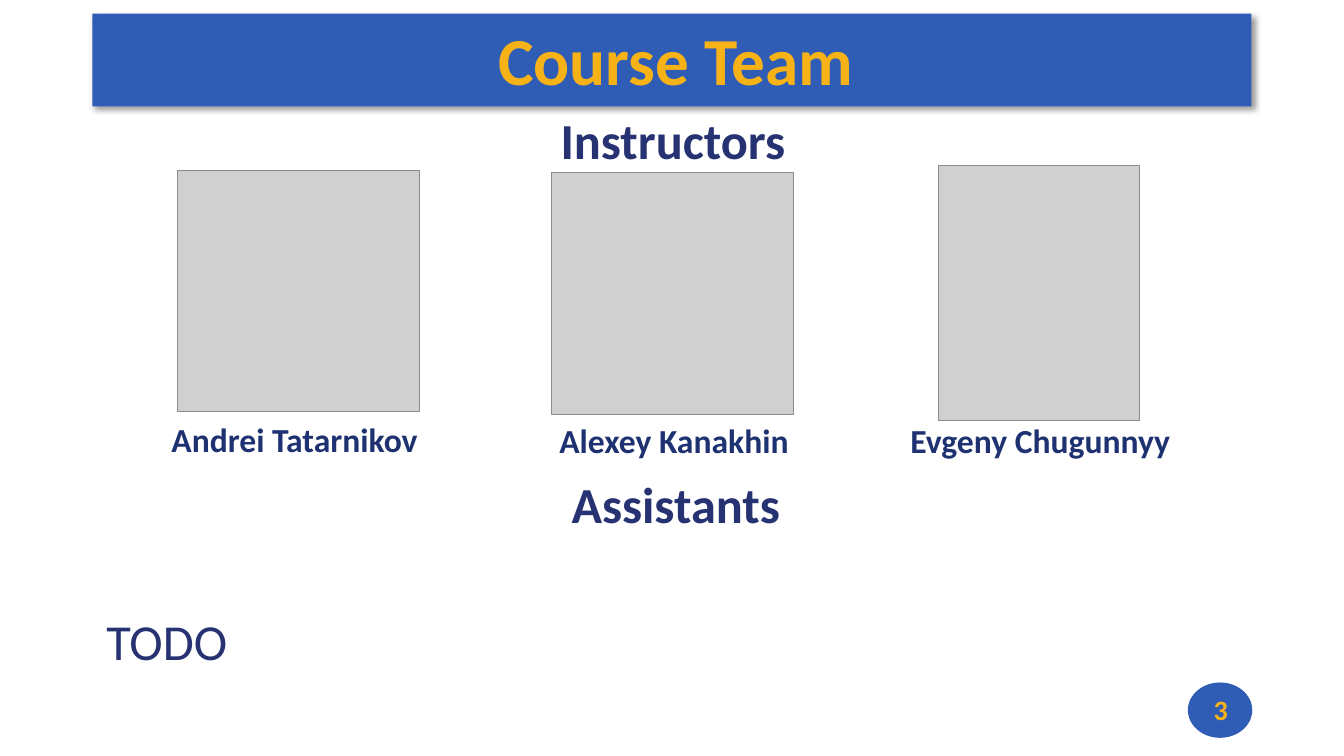
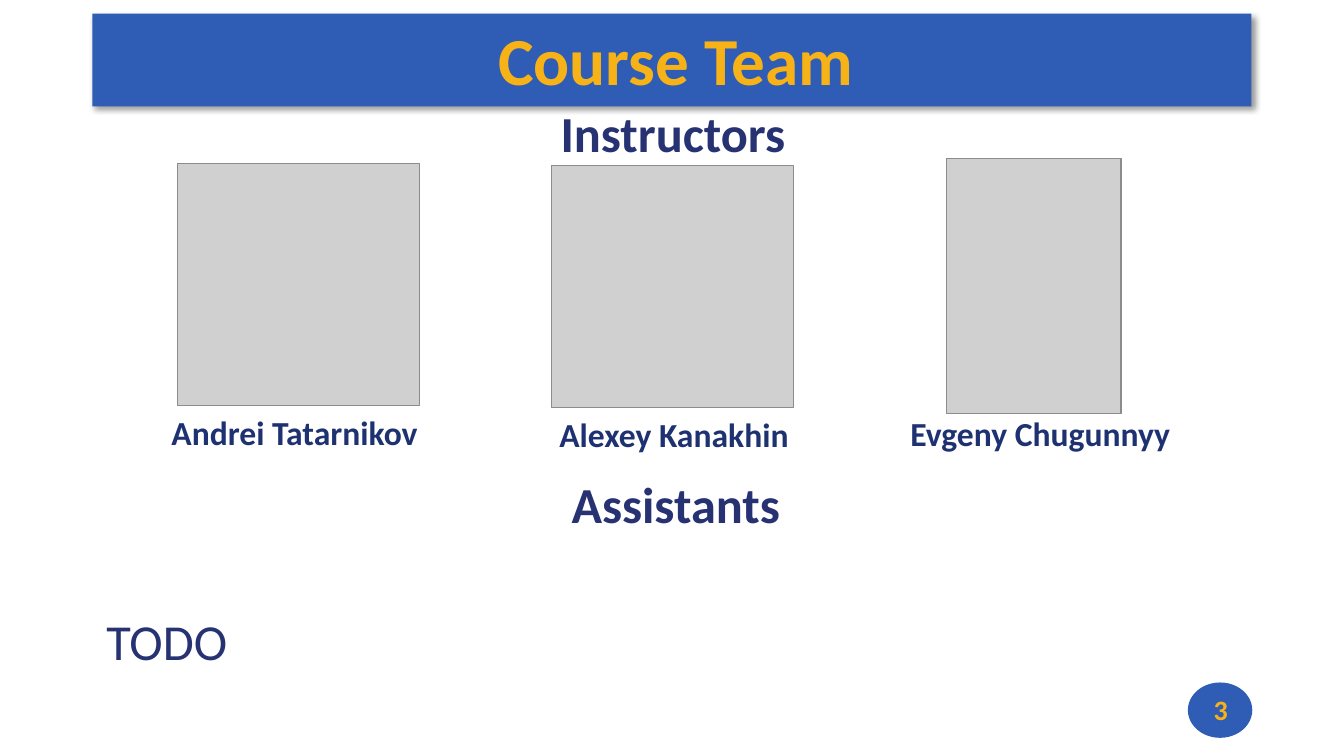
Before and after one commit to andrewt0301/hse-acos-course, a slide deck: slide 3 of docs/part1ca/01_Introduction/CA_Lecture_01.pptx. Drawn at 1344x756 pixels with LibreOffice and Linux fonts; fonts in the diff are those of the drawing; grey boxes stand for pictures. Boxes give left, top, right and bottom in pixels: in the first picture for what was removed or moved away, otherwise in the second. Text is boxed around its words. In the diff, an @@ line names an element or a change of style, - is before the commit and + after.

Commit message:
Lecture 1 up

```diff
--- a/docs/part1ca/01_Introduction/CA_Lecture_01.pptx
+++ b/docs/part1ca/01_Introduction/CA_Lecture_01.pptx
@@ picture: place and size @@
-picture at bbox=[939, 165, 1139, 420]
+picture at bbox=[947, 158, 1121, 413]
@@ 4 texts, 2 pictures: place and size @@
-4 texts, 2 pictures at bbox=[171, 126, 1170, 459]
+4 texts, 2 pictures at bbox=[171, 119, 1170, 453]
```
Also in this commit, not shown: 1 other file.
